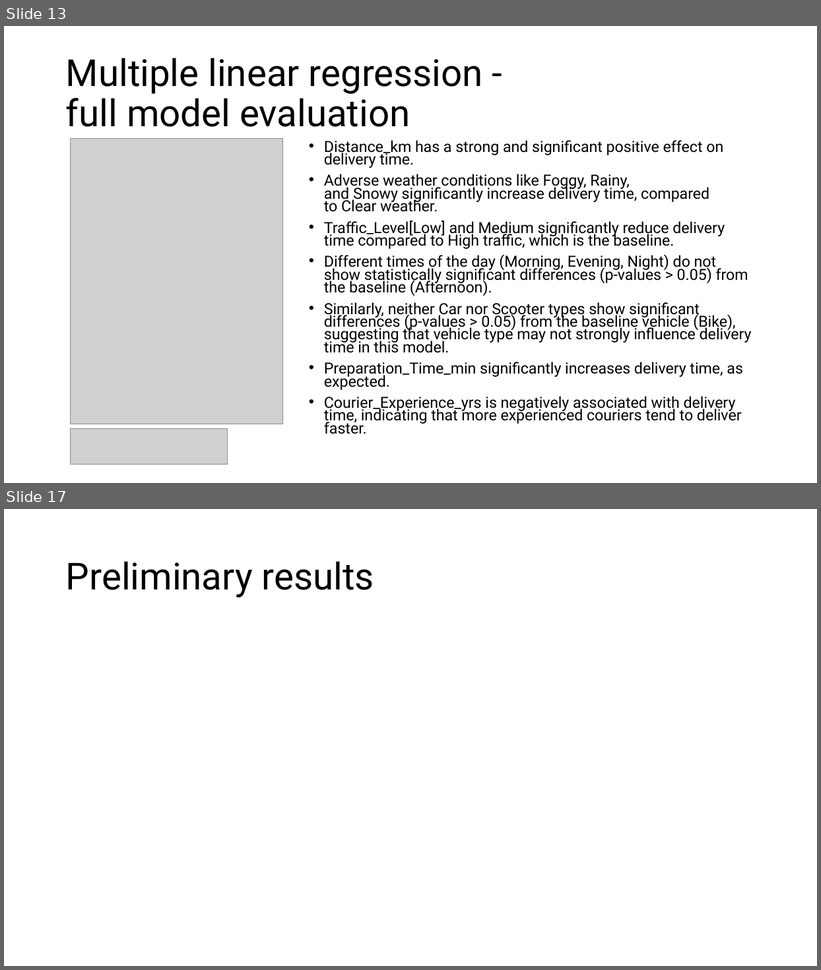
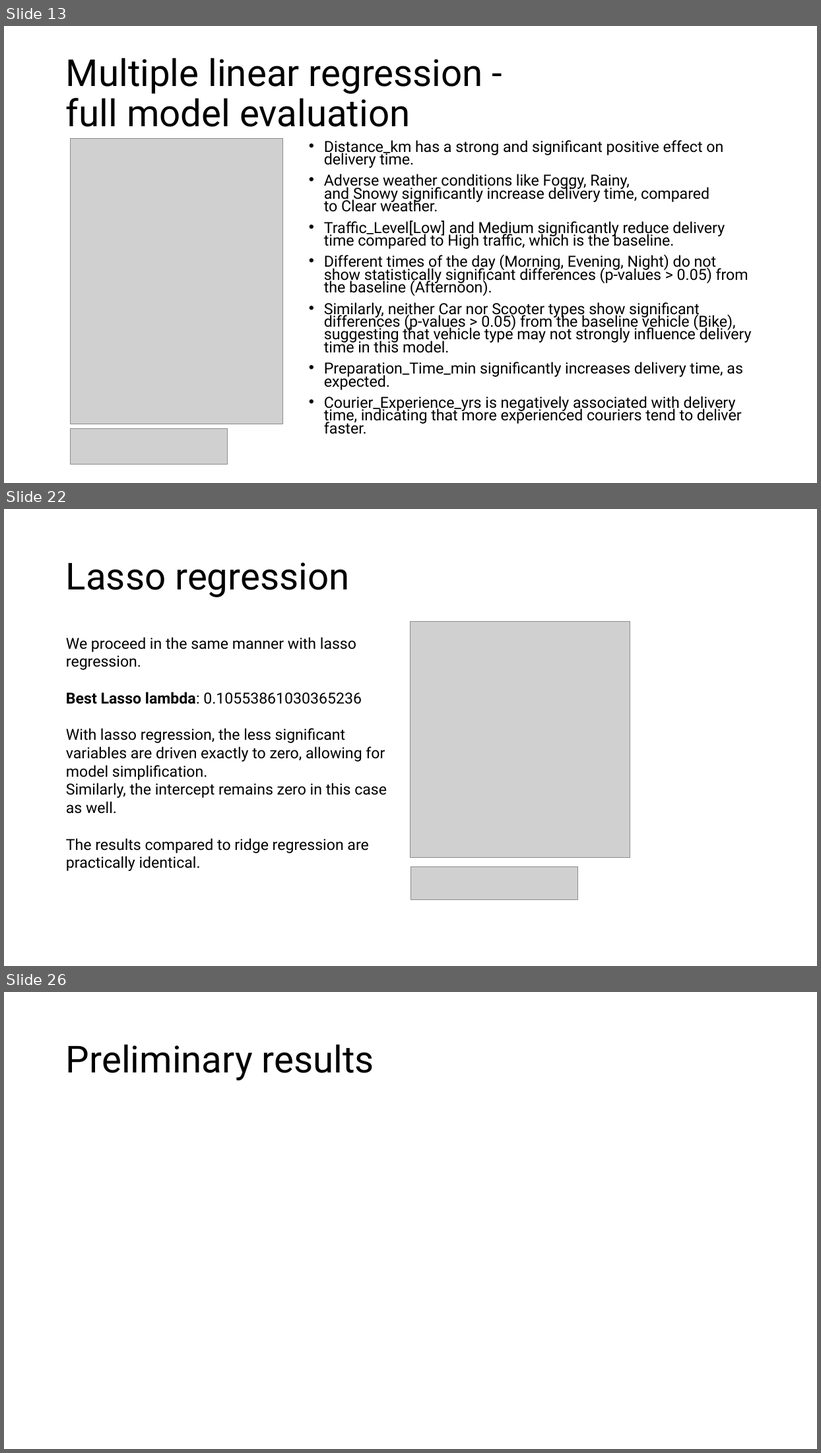
Before and after one commit to DanieleGotti/Food_Delivery_Time_Prediction, a slide deck: Presentazione_progetto.pptx. Shown one above the other, each under a label of ours: slides 13 and 17 before the commit, slides 13, 22 and 26 after it; the slides between them are not shown. The pictures are 821x970 and 821x1453 pixels, drawn with LibreOffice and Linux fonts; fonts in the diff are those of the drawing; grey boxes stand for pictures. Boxes give left, top, right and bottom in pixels: in the first picture for what was removed or moved away, otherwise in the second. Text is boxed around its words. In the diff, an @@ line names an element or a change of style, - is before the commit and + after.

```diff
--- a/Presentazione_progetto.pptx
+++ b/Presentazione_progetto.pptx
@@ slide 22 added at [4,509,817,966], background #FFFFFF @@
@@ title added at [66,562,349,597], 44 pt, text #000000 @@
+Lasso regression
@@ picture added at [411,622,630,858] @@
@@ text added at [66,637,387,871], 18 pt, text #000000 @@
+We proceed in the same manner with lasso regression.
+Best Lasso lambda: 0.10553861030365236
+With lasso regression, the less significant variables are driven exactly to zero, allowing for model simplification.
+Similarly, the intercept remains zero in this case as well.
+The results compared to ridge regression are practically identical.
@@ picture added at [411,867,579,900] @@
@@ what was slide 17 is now slide 26 @@
```
Also in this commit, not shown: 5 slides changed, 8 other slides added, 42 other files.
